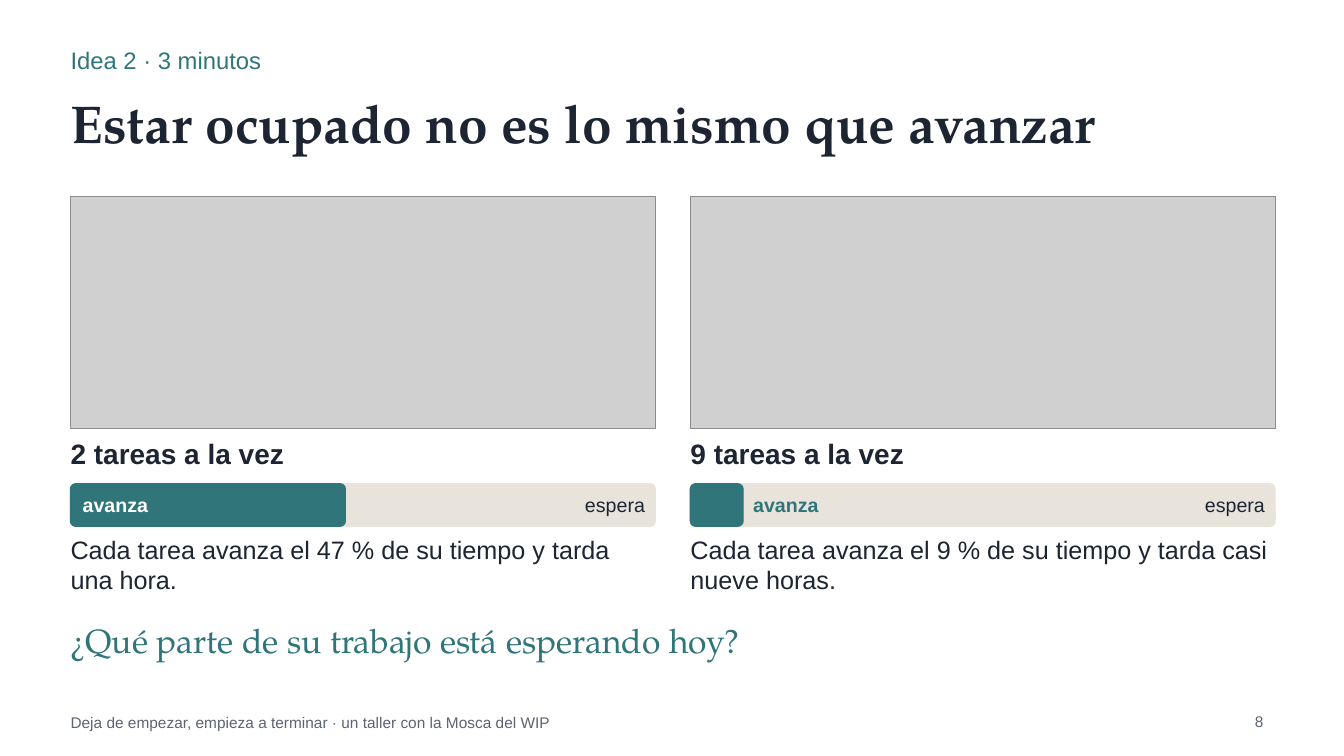
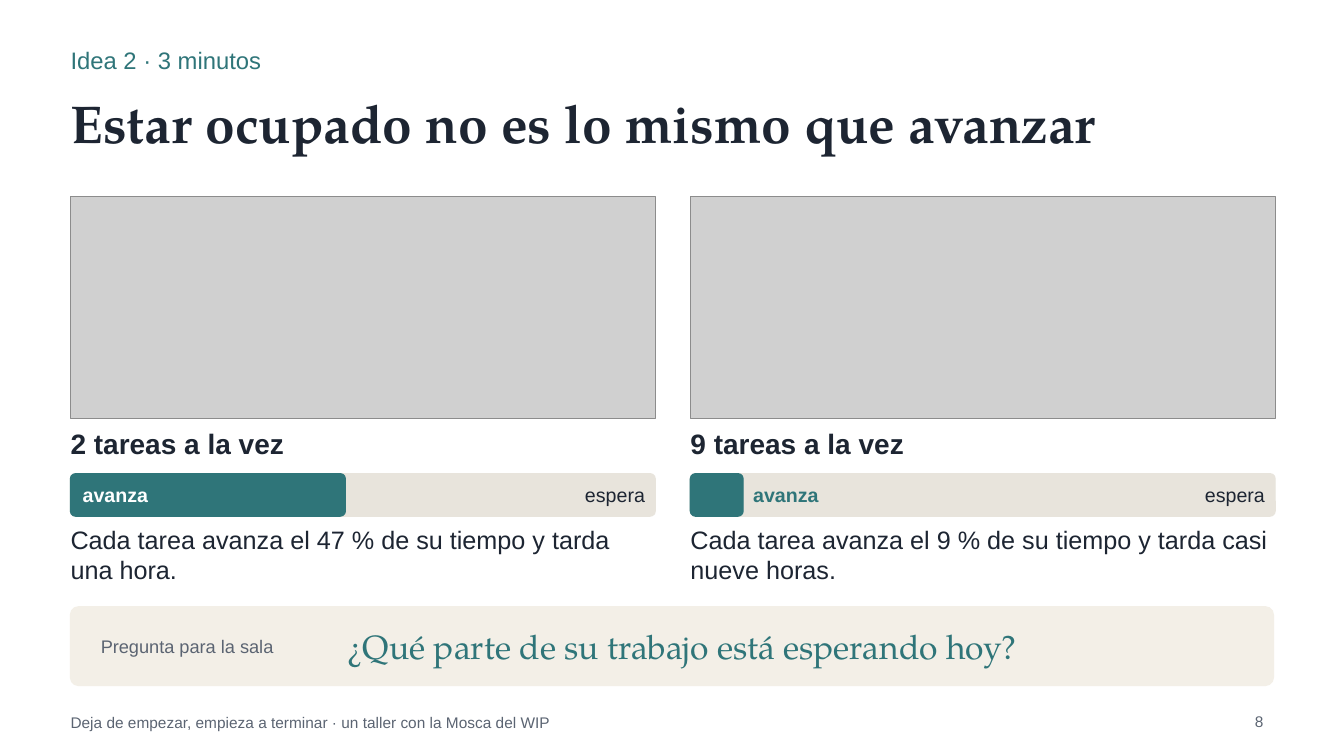
Before and after one commit to ferfelan/mosca-del-wip, a slide deck: slide 8 of public/taller/Mosca-del-WIP-Taller-Presentacion.pptx. Drawn at 1344x756 pixels with LibreOffice and Linux fonts; fonts in the diff are those of the drawing; grey boxes stand for pictures. Boxes give left, top, right and bottom in pixels: in the first picture for what was removed or moved away, otherwise in the second. Text is boxed around its words. In the diff, an @@ line names an element or a change of style, - is before the commit and + after.

```diff
--- a/public/taller/Mosca-del-WIP-Taller-Presentacion.pptx
+++ b/public/taller/Mosca-del-WIP-Taller-Presentacion.pptx
@@ picture: place and size @@
-picture at (71,197,655,429)
+picture at (71,197,655,418)
@@ picture: place and size @@
-picture at (691,197,1275,429)
+picture at (691,197,1275,418)
@@ 8 texts, 4 rounded rectangles: place and size @@
-8 texts, 4 rounded rectangles at (71,443,1275,590)
+8 texts, 4 rounded rectangles at (71,433,1275,580)
@@ rounded rectangle added at (71,607,1273,686), fill #F3EFE7, outline #F3EFE7 1 pt @@
@@ text "¿Qué parte de su trabajo ...": place and size @@
-text "¿Qué parte de su trabajo ..." at (71,628,739,663)
+text "¿Qué parte de su trabajo ..." at (348,634,1016,669)
@@ text "¿Qué parte de su trabajo ..." at (348,634,1016,669): vertical alignment top to middle @@
@@ text added at (101,640,273,657), 13 pt, text #5B6472 @@
+Pregunta para la sala
```
Also in this commit, not shown: 4 other slides changed, 18 other files.
